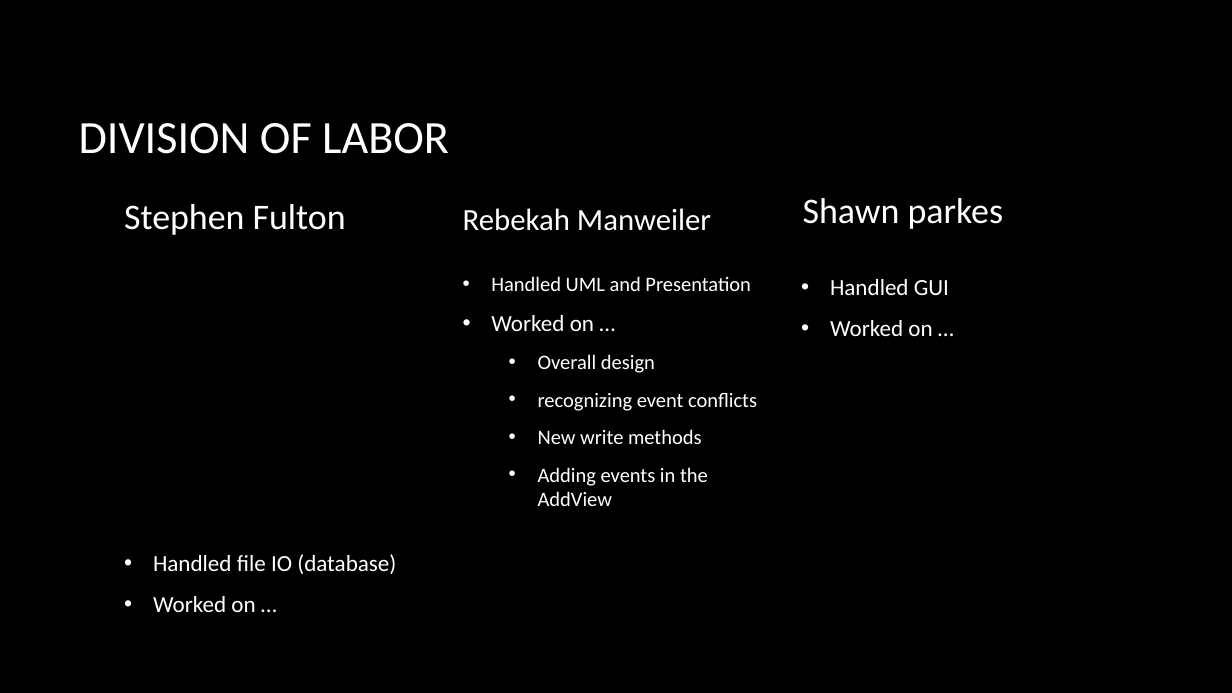
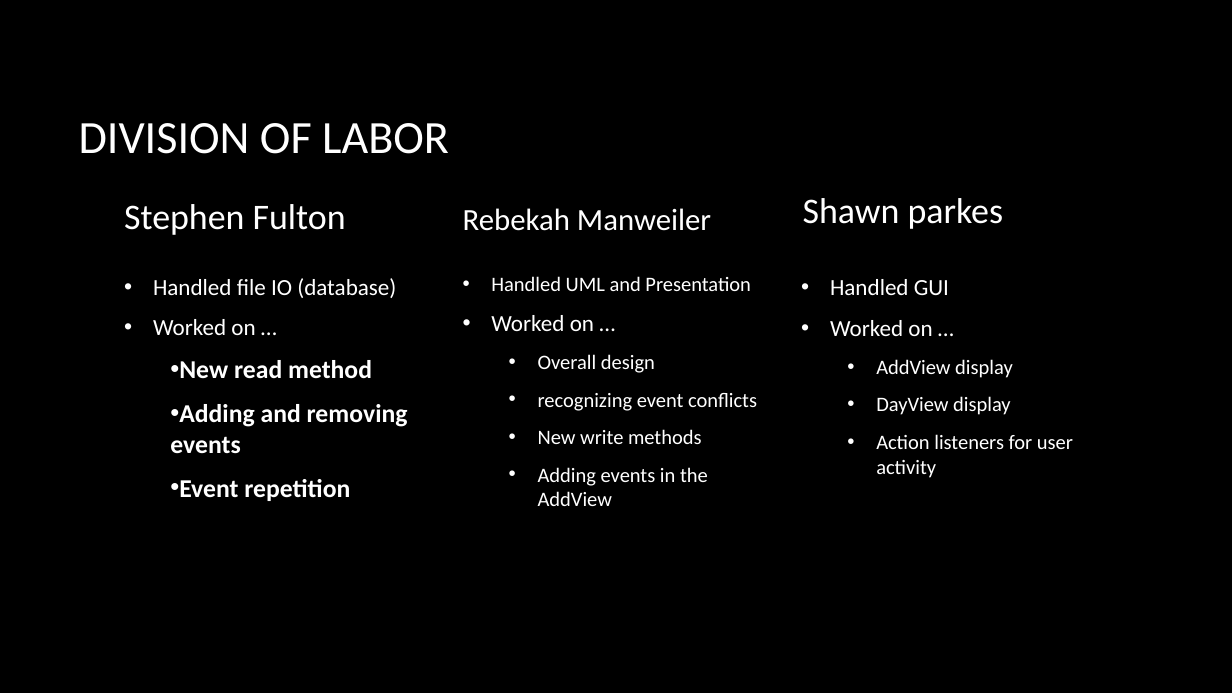
Before and after one commit to StephenWFulton/JavaCalendar, a slide deck: slide 4 of Project2Presentation.pptx. Drawn at 1232x693 pixels with LibreOffice and Linux fonts; fonts in the diff are those of the drawing; background and template pictures are left out. Boxes give left, top, right and bottom in pixels: in the first picture for what was removed or moved away, otherwise in the second. Text is boxed around its words. In the diff, an @@ line names an element or a change of style, - is before the commit and + after.

```diff
--- a/Project2Presentation.pptx
+++ b/Project2Presentation.pptx
@@ text "Handled file IO (database)" at (153,278,408,501): vertical alignment bottom to top @@
@@ text at (876,359,1073,478): paragraphs added @@
+  • AddView display
+  • DayView display
+  • Action listeners for user activity
@@ text at (170,360,408,501): paragraphs added @@
+  • New read method
+  • Adding and removing events
+  • Event repetition
```
Also in this commit, not shown: 1 other slide changed, 4 slides added, 5 slides removed, 59 other files.
